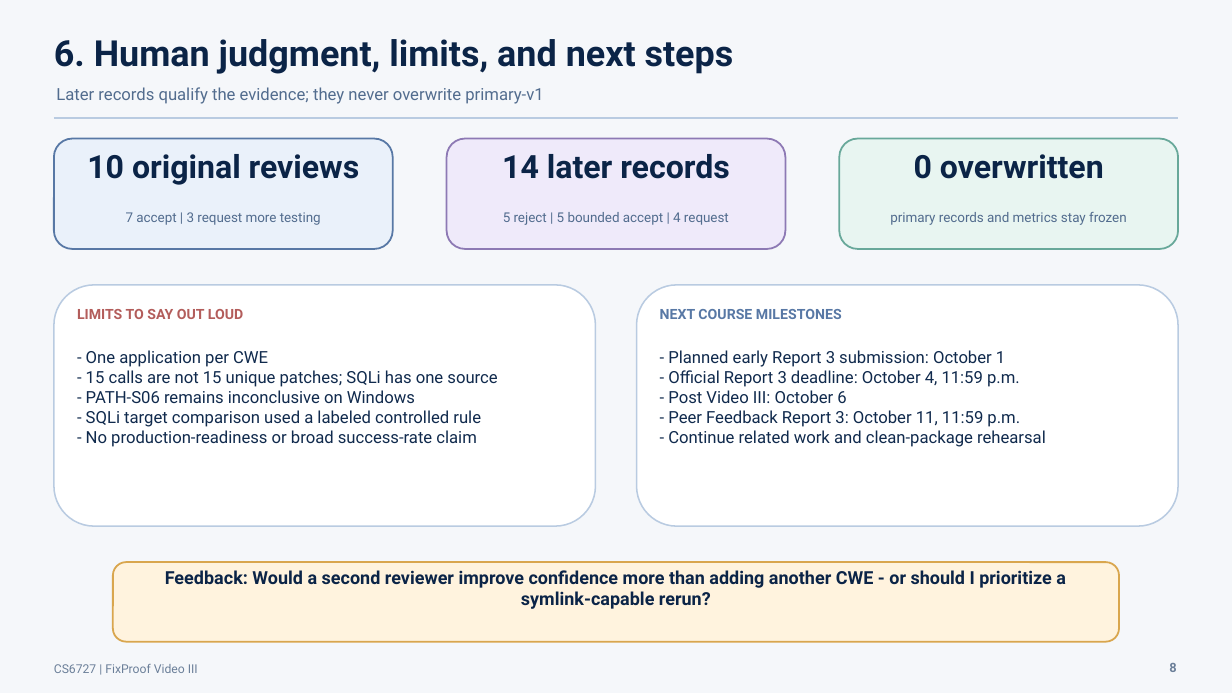
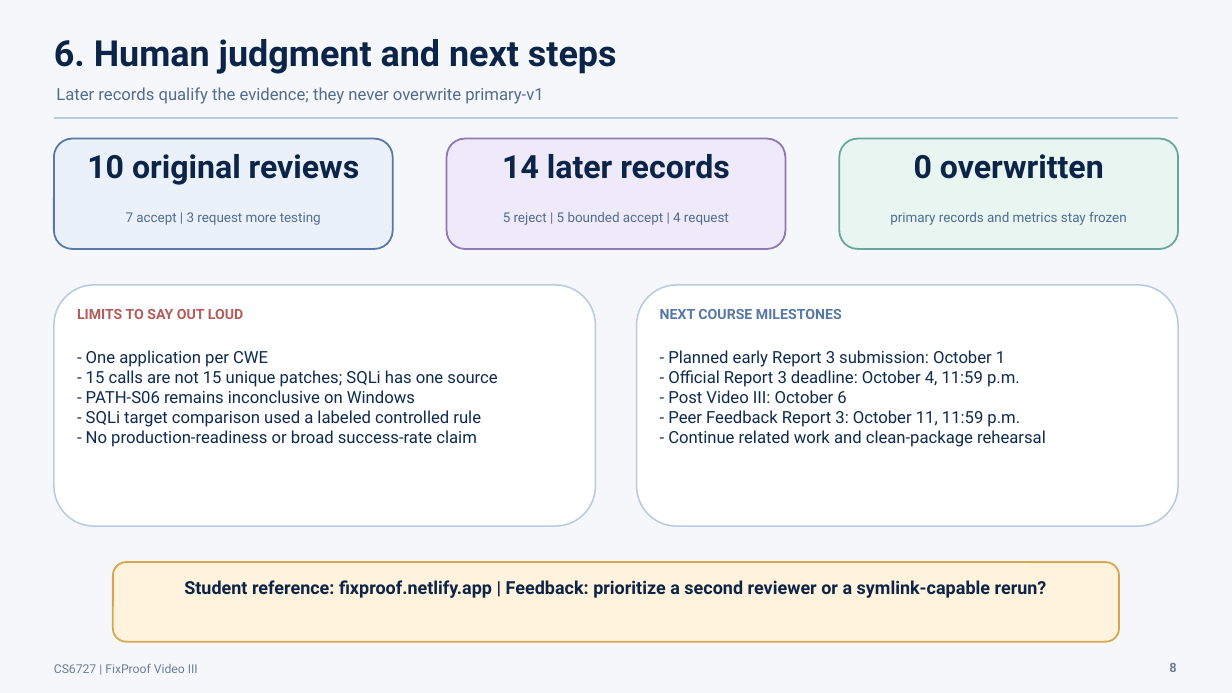
Before and after one commit to ttran97/fixproof, a slide deck: slide 8 of docs/coursework/review-2026-09-22/FixProof - Video III - Recording Deck.pptx. Drawn at 1232x693 pixels with LibreOffice and Linux fonts; fonts in the diff are those of the drawing. Boxes give left, top, right and bottom in pixels: in the first picture for what was removed or moved away, otherwise in the second. Text is boxed around its words. In the diff, an @@ line names an element or a change of style, - is before the commit and + after.

```diff
--- a/docs/coursework/review-2026-09-22/FixProof - Video III - Recording Deck.pptx
+++ b/docs/coursework/review-2026-09-22/FixProof - Video III - Recording Deck.pptx
@@ text at box(54, 39, 617, 74): text changed @@
-6. Human judgment, limits, and next steps
+6. Human judgment and next steps
@@ text at box(184, 580, 1047, 598): text changed @@
-Feedback: Would a second reviewer improve confidence more than adding another CWE - or should I prioritize a symlink-capable rerun?
+Student reference: fixproof.netlify.app | Feedback: prioritize a second reviewer or a symlink-capable rerun?
```
Also in this commit, not shown: 1 other slide changed, 33 other files.
